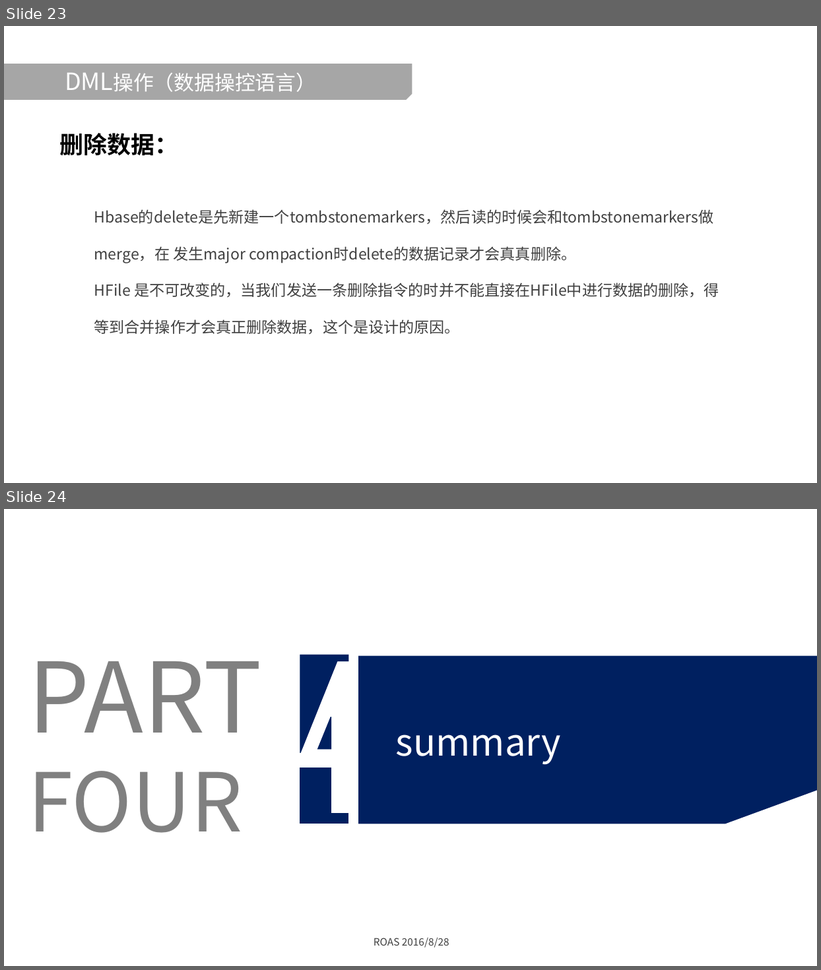
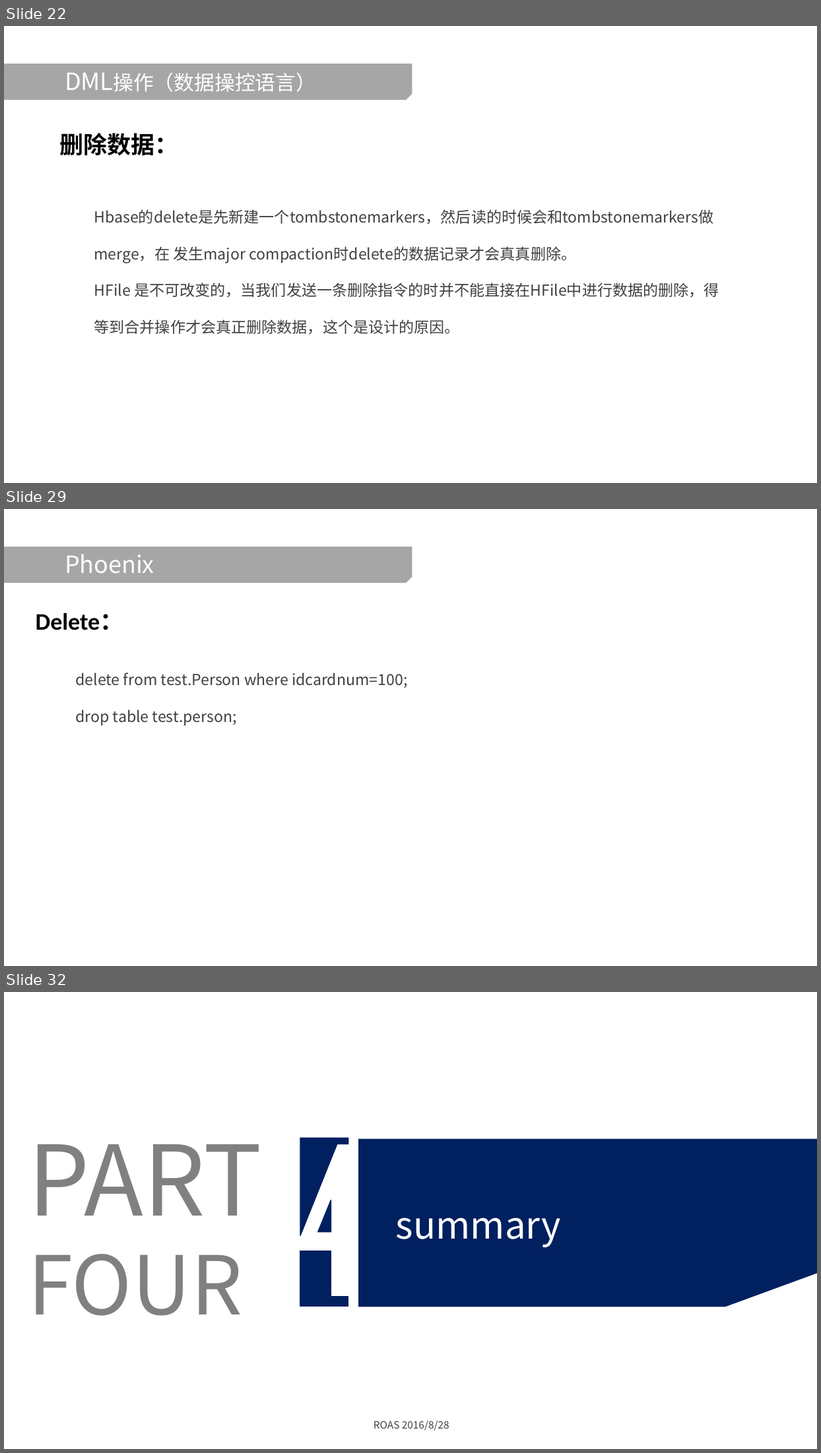
Before and after one commit to Guosmilesmile/hbaseDoc, a slide deck: Hbase学习分享.pptx. Shown one above the other, each under a label of ours: slides 23 and 24 before the commit, slides 22, 29 and 32 after it; the slides between them are not shown. The pictures are 821x970 and 821x1453 pixels, drawn with LibreOffice and Linux fonts; fonts in the diff are those of the drawing; background and template pictures are left out. Boxes give left, top, right and bottom in pixels: in the first picture for what was removed or moved away, otherwise in the second. Text is boxed around its words. In the diff, an @@ line names an element or a change of style, - is before the commit and + after.

Commit message:
add phoenix

```diff
--- a/Hbase学习分享.pptx
+++ b/Hbase学习分享.pptx
@@ slide 29 added at <box>4,509,817,966</box>, background picture (left out) @@
@@ snip rect added at <box>4,547,412,583</box>, fill #A6A6A6 @@
@@ title added at <box>65,554,154,573</box>, 28 pt, text #FFFFFF @@
+Phoenix
@@ text added at <box>36,613,123,630</box>, 28 pt, text #000000, bold @@
+Delete：
@@ text added at <box>75,673,407,725</box>, 18 pt, text #404040 @@
+delete from test.Person where idcardnum=100;
+drop table test.person;
@@ what was slide 23 is now slide 22 @@
@@ what was slide 24 is now slide 32 @@
```
Also in this commit, not shown: 3 slides changed, 7 other slides added.
